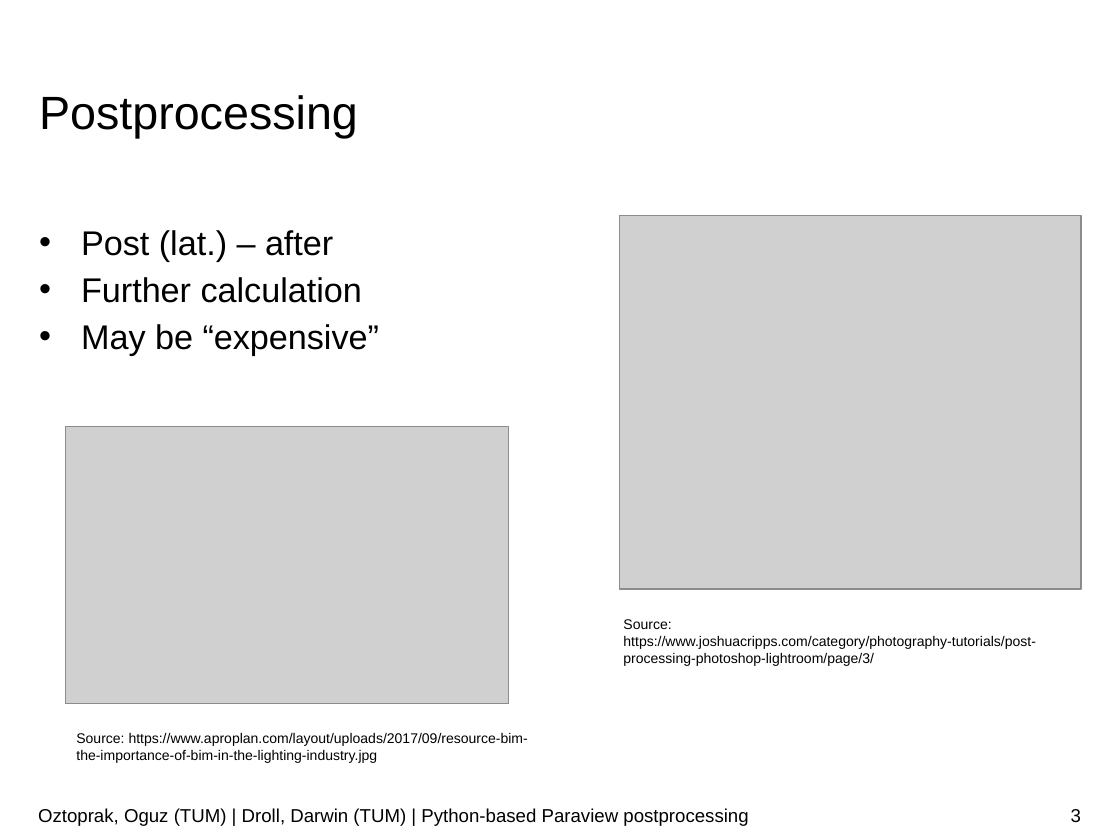
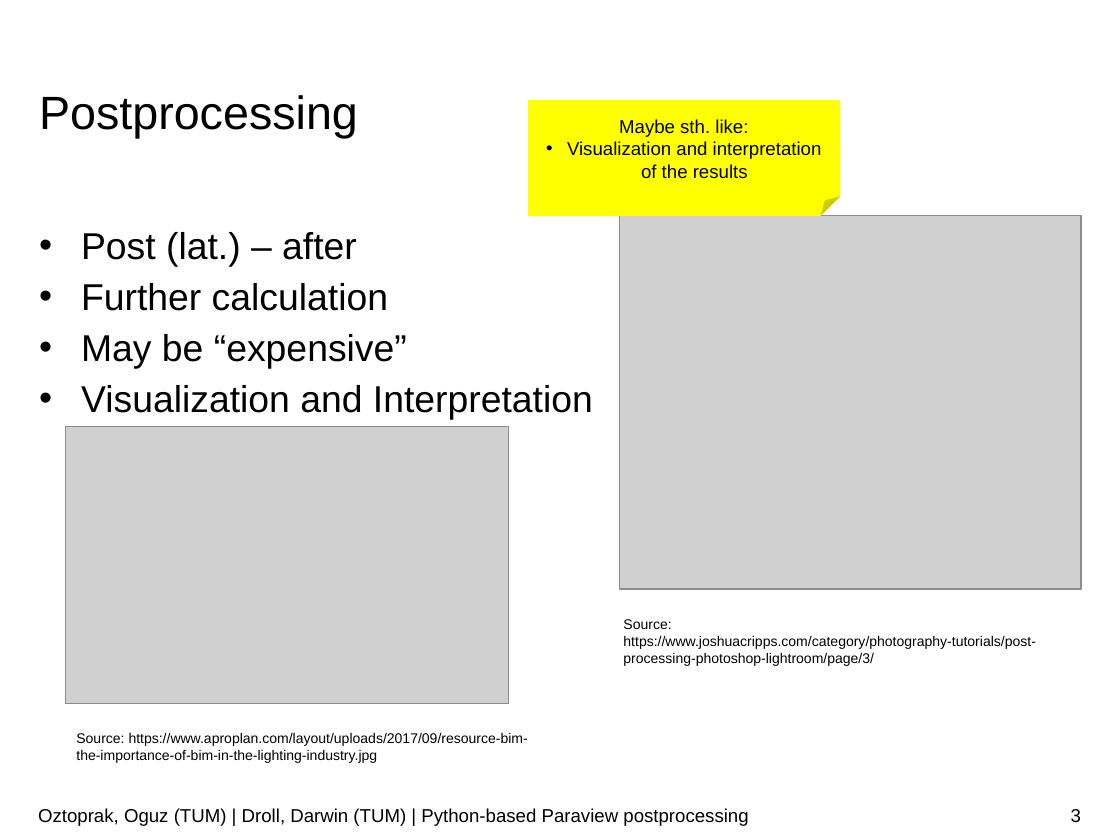
Before and after one commit to JusticeBoi/Paraview-PostProcessing-SoftwareLab, a slide deck: slide 3 of Paraview-postprocessor.pptx. Drawn at 1120x840 pixels with LibreOffice and Linux fonts; fonts in the diff are those of the drawing; grey boxes stand for pictures; background and template pictures are left out. Boxes give left, top, right and bottom in pixels: in the first picture for what was removed or moved away, otherwise in the second. Text is boxed around its words. In the diff, an @@ line names an element or a change of style, - is before the commit and + after.

```diff
--- a/Paraview-postprocessor.pptx
+++ b/Paraview-postprocessor.pptx
@@ folded corner added at <box>528,100,840,216</box>, fill #FFFF00, 12 pt, text #000000 @@
+Maybe sth. like:
+• Visualization and interpretation of the results
@@ text at <box>81,232,407,369</box>: size 22 to 24 pt in "Post (lat.) – after", "Further calculation", "May be “expensive”" @@
@@ text at <box>81,385,593,420</box>: paragraph added @@
+• Visualization and Interpretation
```
Also in this commit, not shown: 14 other slides changed.
